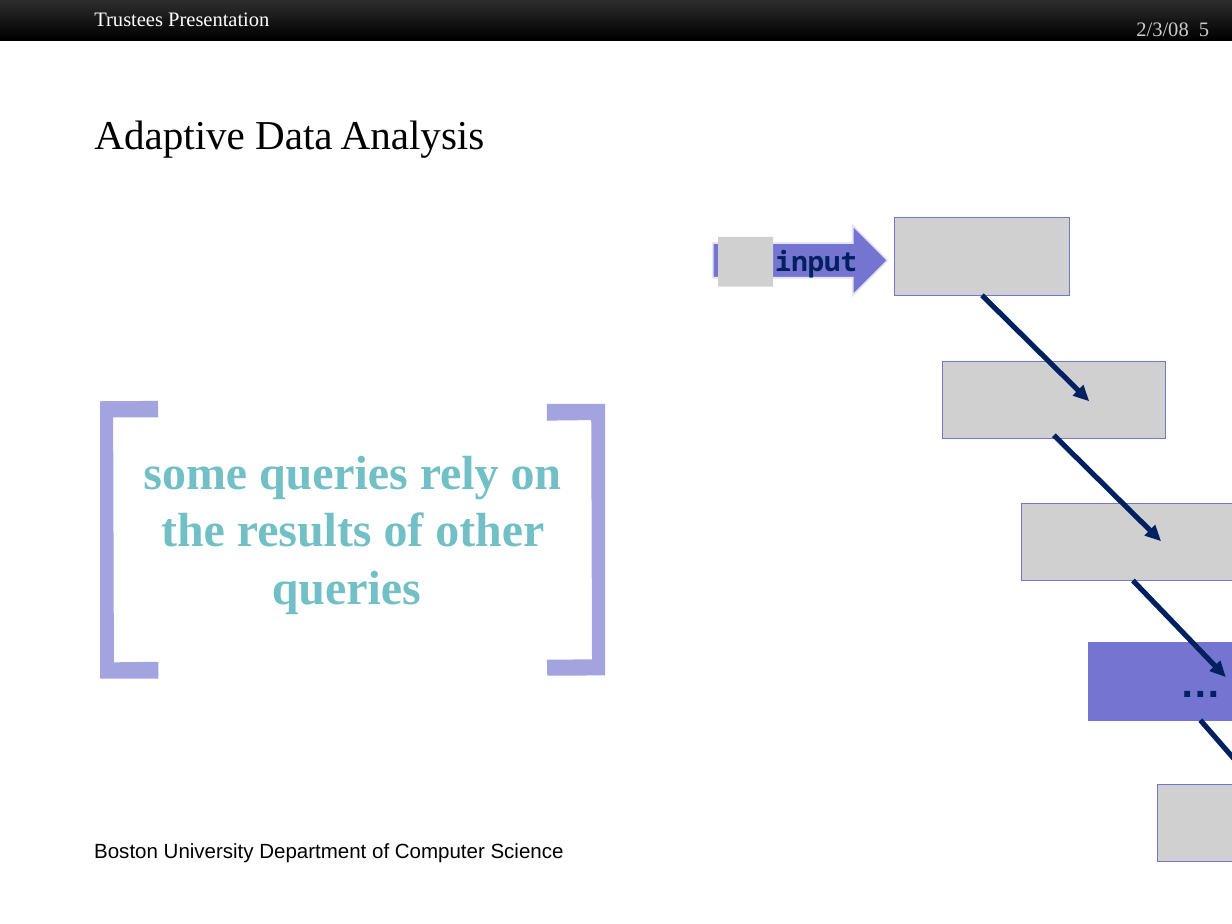
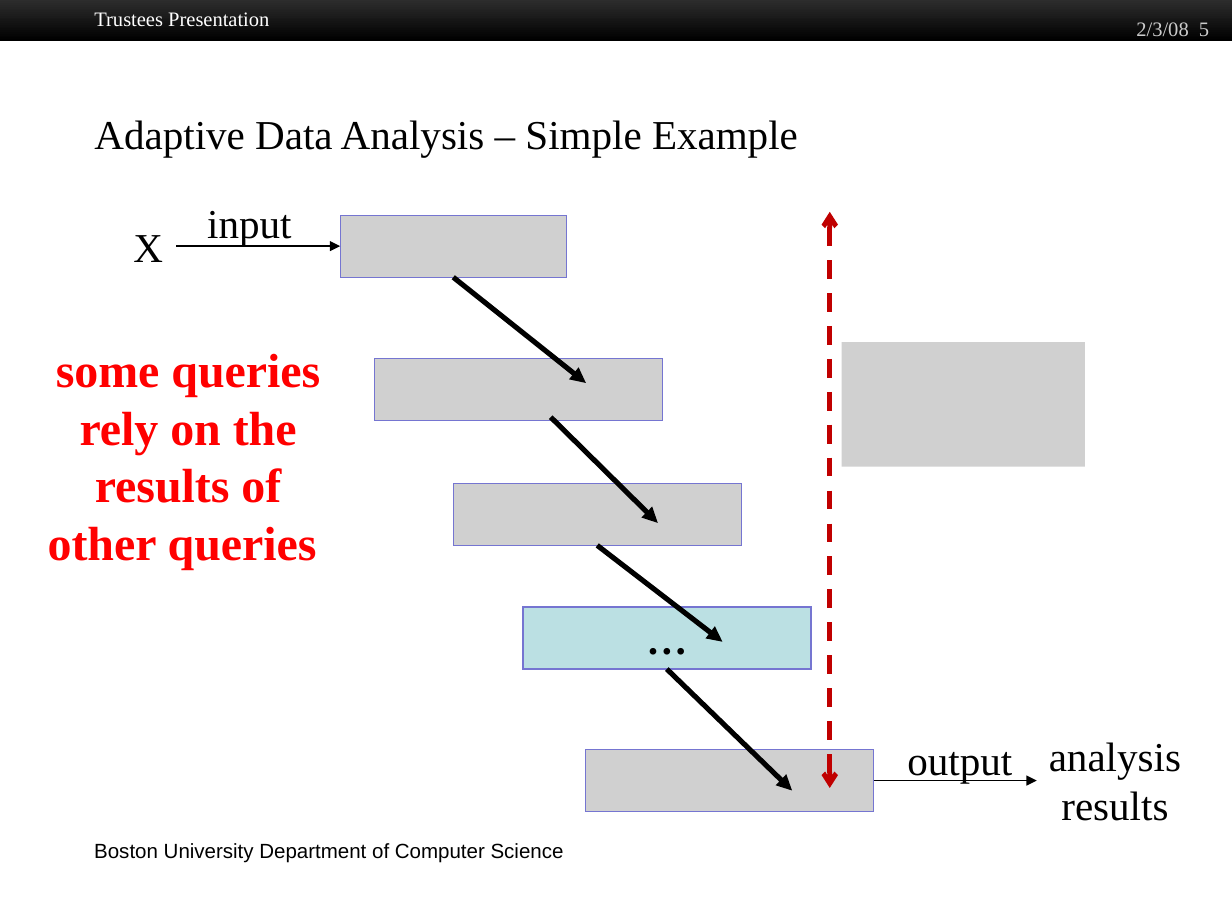
Before and after one commit to jiawenliu/PhD, a slide deck: slide 5 of CS/Prospectus/Slides/Jiawen Liu.pptx. Drawn at 1232x924 pixels with LibreOffice and Linux fonts; fonts in the diff are those of the drawing; grey boxes stand for pictures; background and template pictures are left out. Boxes give left, top, right and bottom in pixels: in the first picture for what was removed or moved away, otherwise in the second. Text is boxed around its words. In the diff, an @@ line names an element or a change of style, - is before the commit and + after.

```diff
--- a/CS/Prospectus/Slides/Jiawen Liu.pptx
+++ b/CS/Prospectus/Slides/Jiawen Liu.pptx
@@ title at (x1=94, y1=120, x2=798, y2=157): text changed @@
-Adaptive Data Analysis
+Adaptive Data Analysis – Simple Example
@@ text "input" moved from (x1=713, y1=225, x2=888, y2=296) to (x1=207, y1=211, x2=291, y2=246) @@
@@ text "input" at (x1=207, y1=211, x2=291, y2=246): size 16 to 24 pt, font Noto Sans Mono to Times New Roman, text colour #002060 to #000000, bold off; alignment centre to left; vertical alignment middle to top; fill #7575D1 to none; outline #E6E6F7 1 pt to none @@
@@ text added at (x1=133, y1=235, x2=163, y2=262), 24 pt, text #000000 @@
+X
@@ picture added at (x1=340, y1=216, x2=567, y2=277) @@
@@ picture removed at (x1=718, y1=237, x2=774, y2=286) @@
@@ double arrow added from (830, 212) to (830, 788), #C00000 2.75 pt dashed @@
@@ picture removed at (x1=894, y1=218, x2=1069, y2=296) @@
@@ arrow added from (176, 246) to (340, 246), #000000 0.75 pt @@
@@ arrow moved from (982, 296) - (1089, 402) to (453, 277) - (586, 383) @@
@@ arrow (453, 277) - (586, 383): stroke #002060 3 pt to #000000 3 pt @@
@@ text "some queries rely on the ..." moved from (x1=143, y1=456, x2=562, y2=613) to (x1=48, y1=353, x2=320, y2=569) @@
@@ text "some queries rely on the ..." at (x1=48, y1=353, x2=320, y2=569): text colour #72BFC5 to #FF0000 @@
@@ picture added at (x1=375, y1=359, x2=663, y2=420) @@
@@ picture added at (x1=841, y1=342, x2=1085, y2=467) @@
@@ picture removed at (x1=942, y1=361, x2=1165, y2=439) @@
@@ freeform shape removed at (x1=102, y1=403, x2=156, y2=676) @@
@@ freeform shape removed at (x1=548, y1=405, x2=602, y2=673) @@
@@ arrow moved from (1053, 435) - (1161, 541) to (551, 418) - (658, 522) @@
@@ arrow (551, 418) - (658, 522): stroke #002060 3 pt to #000000 3 pt @@
@@ picture added at (x1=453, y1=483, x2=742, y2=545) @@
@@ picture removed at (x1=1021, y1=503, x2=1232, y2=580) @@
@@ arrow moved from (1133, 580) - (1226, 676) to (598, 546) - (722, 642) @@
@@ arrow (598, 546) - (722, 642): stroke #002060 3 pt to #000000 3 pt @@
@@ rectangle "…" resized from (x1=1089, y1=643, x2=1232, y2=721) to (x1=522, y1=607, x2=811, y2=669) @@
@@ rectangle "…" at (x1=522, y1=607, x2=811, y2=669): font Arial to Times New Roman, text colour #002060 to #000000; fill #7575D1 to #BBE0E3 @@
@@ arrow moved from (1200, 721) - (1232, 827) to (667, 669) - (792, 791) @@
@@ arrow (667, 669) - (792, 791): stroke #002060 3 pt to #000000 3 pt @@
@@ picture added at (x1=586, y1=749, x2=875, y2=811) @@
@@ text added at (x1=1049, y1=742, x2=1181, y2=821), 24 pt, text #000000 @@
+analysis
+results
@@ text added at (x1=907, y1=752, x2=1012, y2=783), 24 pt, text #000000 @@
+output
@@ arrow added from (873, 781) to (1036, 781), #000000 0.75 pt @@
@@ picture removed at (x1=1157, y1=785, x2=1232, y2=862) @@
```
Also in this commit, not shown: 6 other slides changed, 17 other files.
